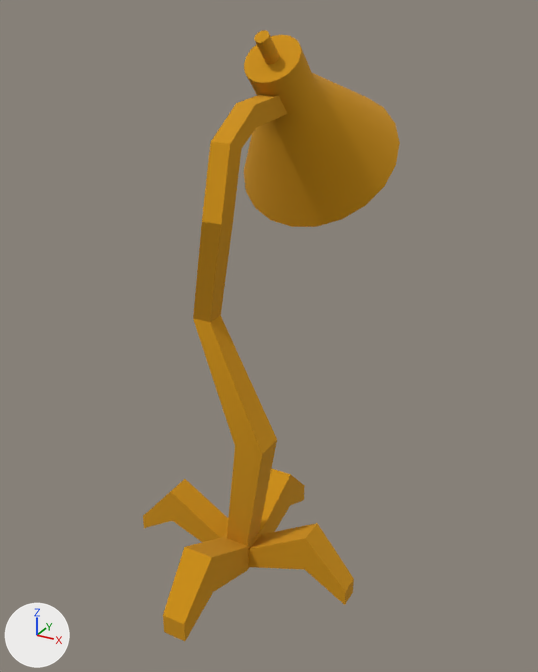
One commit to the FBX model ArtAssets/Environment/SM_FloorLamp.fbx: the scene before it, then after it.
The view is the same before and after, from a 50 mm camera at (1.59, -2.59, 2.58) aimed at (0.04, 0.24, 1.17). Every picture has the same lights, and +X, +Y and +Z are marked at lower left. The first picture is the older version. Where no turn or scale is listed for an object, it has been applied to the vertices.

The older version as bpy lines, for what is in view:
```python
me_mesh = bpy.data.meshes.new('Mesh')
me_mesh.from_pydata(...)  # 407 vertices, 418 faces; spans x -0.59..0.59, y -0.58..1.11, z 0.0..2.5
# faces by material slot: [298, 120]
me_mesh.materials.append(mat_trimsheet)  # orange #ce9000
me_mesh.materials.append(mat_emissive)  # white #e7e7e7
ob_sm_floorlamp = bpy.data.objects.new('SM_FloorLamp', me_mesh)
ob_sm_floorlamp.location = (0.0, 0.0, 0.0)
```
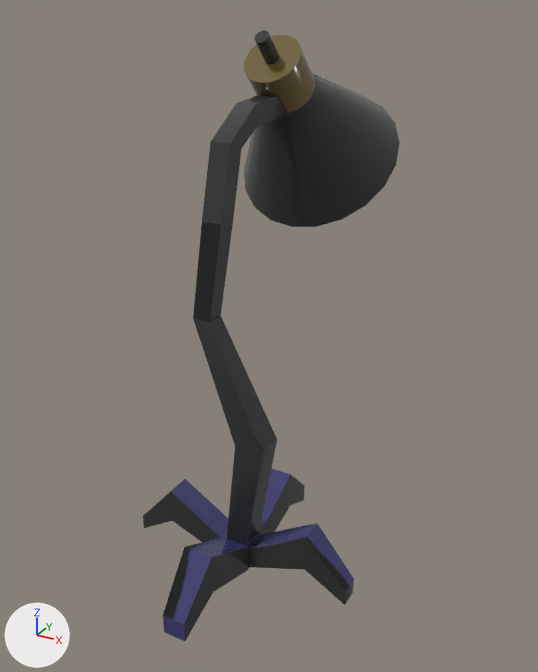
Pixel boxes [x1, y1, x2, y2] of what changed, in the pictures (538 x 672 px):
'SM_FloorLamp', recoloured, surface changed (orange to black)
    both: [143, 30, 400, 641]
part 1 of me_mesh, recoloured (orange to black)
    both: [143, 30, 400, 641]
part 2 of me_mesh, surface changed (brown to black)
    both: [143, 35, 400, 641]

The change, as a list of edits to the scene's bpy script:
```text
Add img_t_roomtrimsheet_diffuse_png:
    img_t_roomtrimsheet_diffuse_png = load_image('T_RoomTrimSheet_Diffuse.png', '../Textures/T_RoomTrimSheet_Diffuse.png', 1024, 1024, 'sRGB')
Add mat_roomtrimsheet:
    mat_roomtrimsheet = principled_material('RoomTrimSheet')
    mat_roomtrimsheet.texture = img_t_roomtrimsheet_diffuse_png
    mat_roomtrimsheet.roughness = 0.2
Change me_mesh:
    where me_mesh.from_pydata(...)  # 407 vertices, 418 faces; spans x -0.59..0.59, y -0.58..1.11, z 0.0..2.5
    used by ob_sm_floorlamp; location = (0.0, 0.0, 0.0)
    me_mesh part 1: all 298 faces that had it switch from mat_trimsheet (orange #ce9000) to mat_roomtrimsheet (picture img_t_roomtrimsheet_diffuse_png)
    me_mesh part 2: texture (UV) coordinates of 278 of 418 faces, centred in x -0.59..0.59, y -0.58..1.07, z 0.01..2.45, changed; they spanned u 0.0..0.76, v 0.0..0.65 and now span u 0.11..0.71, v 0.06..0.89
```
